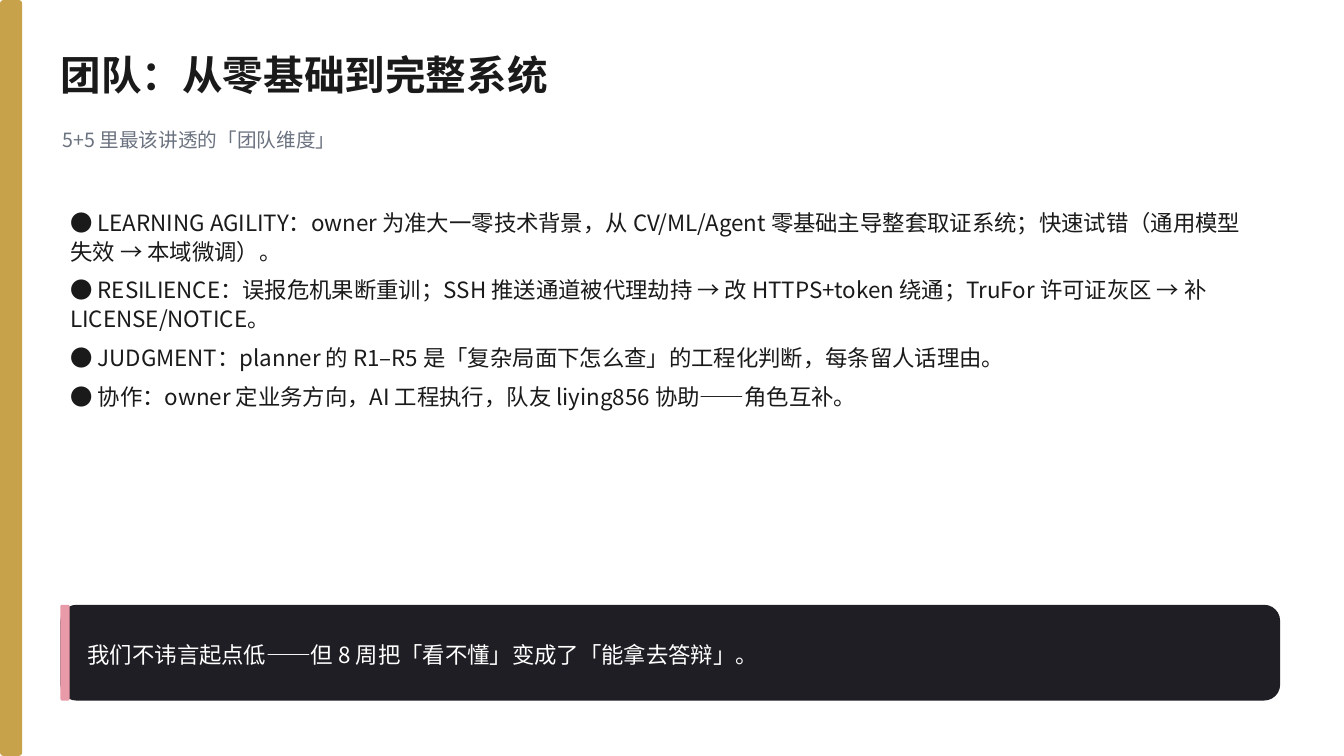
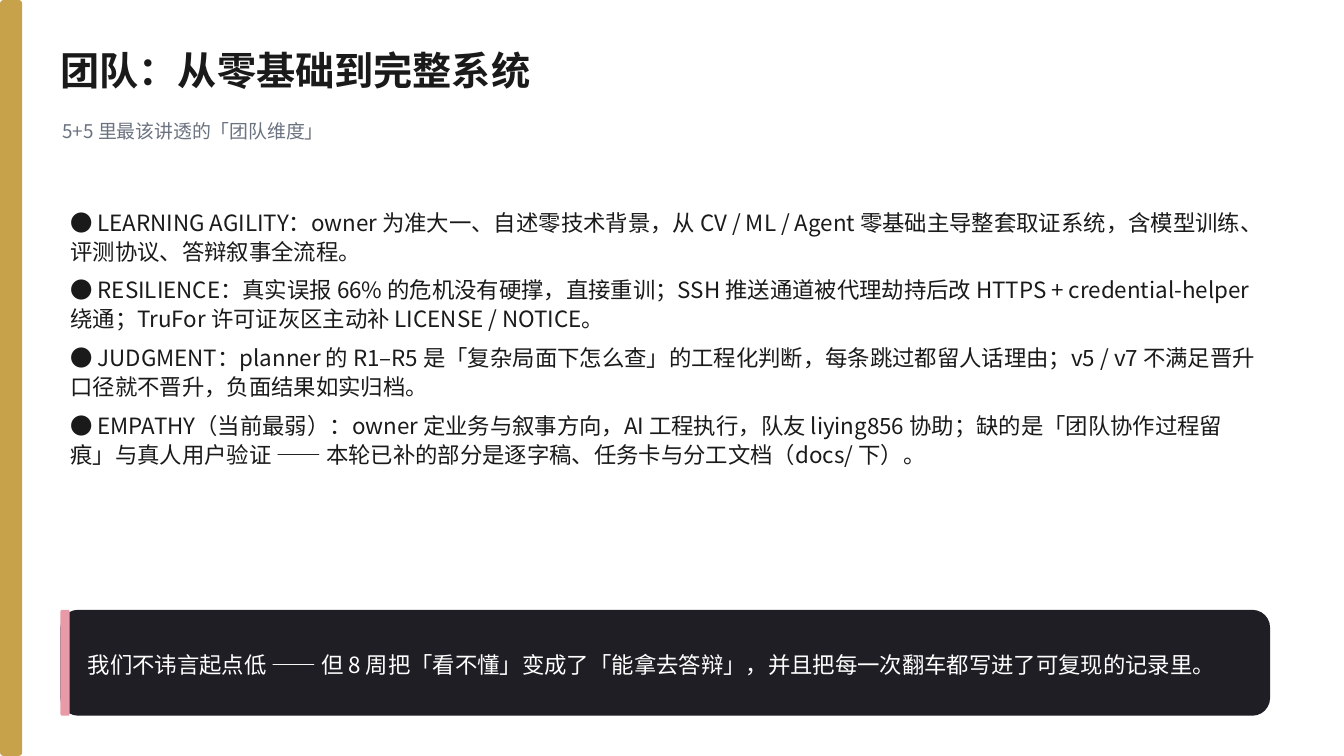
Before and after one commit to 566614/loreal-hackathon-beautyproof, a slide deck: slide 18 of docs/BeautyProof_答辩PPT.pptx (slide 13 before the commit). Drawn at 1344x756 pixels with LibreOffice and Linux fonts; fonts in the diff are those of the drawing. Boxes give left, top, right and bottom in pixels: in the first picture for what was removed or moved away, otherwise in the second. Text is boxed around its words. In the diff, an @@ line names an element or a change of style, - is before the commit and + after.

Commit message:
冲一档收尾：20页PPT重做 + 10屏录屏页 + 5商业数字查证 + 测试包格式齐整
演示材料（初赛三交付物之两）：
- demo/video_walkthrough.html 重做为 10 屏，主线从「八工具平铺」改为
  「三轴互补 → 双检测器级联 → 工具消融实证」，屏内动画完成即自动步进
- docs/演示视频脚本_v2.md：2分20秒旁白稿，附 5+5 评审埋点对照与录制贴士
- tools/make_defense_pptx.py 重写：15 页 → 20 页，补频域/级联/消融/评论/溯源/
  法条引擎/v5v7负面结果归档/诚实边界；5+5 自评改真实值 ≈41/50（原 43-47 虚高）
- tools/make_submit_dataset.py：纯视觉样本也必带 文案.txt（显式声明无配文，
  不伪造配文），测试包 7/7 格式齐整（原先 4 个样本缺文案文件）

商业数字自行查证（原 5 个数字空白，等阮给）：
- results/commercial_numbers.json + docs/商业数字调研_2026-10-02.md
- N1 全渠道交易额 11042.45 亿/年（确证·官方）；N2 营销盘子 ≈5521 亿/年
  （费率 50% 为五家上市公司 2025 年报实测）；N3 违规损失 0.4-6 亿/年（估算）
- N4 单案 20万-100万、严重 100万-200万（广告法55条原文 + 杭州讯犹 17.55 万实测）
- N5 TAM 6-9 亿 / SAM 5-15 亿 / SOM 0.3-1.5 亿（双路径交叉 + 敏感性）
- 每项带 source_url、置信度分级（确证-官方/确证-第三方/估算）与 QA 话术

验证：pytest 114 passed（新增 tests/test_submit_dataset.py 6 项，钉死提交包格式回归）
PPT 20 页重建、0 处溢出；测试包 7/7 格式校验通过。

```diff
--- a/docs/BeautyProof_答辩PPT.pptx
+++ b/docs/BeautyProof_答辩PPT.pptx
@@ text "团队：从零基础到完整系统" at box(60, 51, 530, 89): size 29 to 28 pt @@
@@ text "5+5 里最该讲透的「团队维度」": place and size @@
-text "5+5 里最该讲透的「团队维度」" at box(62, 130, 336, 149)
+text "5+5 里最该讲透的「团队维度」" at box(62, 122, 324, 140)
@@ text "5+5 里最该讲透的「团队维度」" at box(62, 122, 324, 140): size 14 to 13.5 pt @@
@@ text at box(70, 212, 1262, 467): text changed @@
-● LEARNING AGILITY：owner 为准大一零技术背景，从 CV/ML/Agent 零基础主导整套取证系统；快速试错（通用模型失效 → 本域微调）。
-● RESILIENCE：误报危机果断重训；SSH 推送通道被代理劫持 → 改 HTTPS+token 绕通；TruFor 许可证灰区 → 补 LICENSE/NOTICE。
-● JUDGMENT：planner 的 R1–R5 是「复杂局面下怎么查」的工程化判断，每条留人话理由。
-● 协作：owner 定业务方向，AI 工程执行，队友 liying856 协助——角色互补。
+● LEARNING AGILITY：owner 为准大一、自述零技术背景，从 CV / ML / Agent 零基础主导整套取证系统，含模型训练、评测协议、答辩叙事全流程。
+● RESILIENCE：真实误报 66% 的危机没有硬撑，直接重训；SSH 推送通道被代理劫持后改 HTTPS + credential-helper 绕通；TruFor 许可证灰区主动补 LICENSE / NOTICE。
+● JUDGMENT：planner 的 R1–R5 是「复杂局面下怎么查」的工程化判断，每条跳过都留人话理由；v5 / v7 不满足晋升口径就不晋升，负面结果如实归档。
+● EMPATHY（当前最弱）：owner 定业务与叙事方向，AI 工程执行，队友 liying856 协助；缺的是「团队协作过程留痕」与真人用户验证 —— 本轮已补的部分是逐字稿、任务卡与分工文档（docs/ 下）。
@@ rounded rectangle: place and size @@
-rounded rectangle at box(60, 605, 1280, 701)
+rounded rectangle at box(60, 610, 1270, 716)
@@ rounded rectangle: place and size @@
-rounded rectangle at box(60, 605, 70, 701)
+rounded rectangle at box(60, 610, 70, 716)
@@ text at box(88, 654, 1215, 675): text changed @@
-我们不讳言起点低——但 8 周把「看不懂」变成了「能拿去答辩」。
+我们不讳言起点低 —— 但 8 周把「看不懂」变成了「能拿去答辩」，并且把每一次翻车都写进了可复现的记录里。
```
Also in this commit, not shown: 6 other slides changed, 13 slides added, 8 slides removed, 9 other files.
